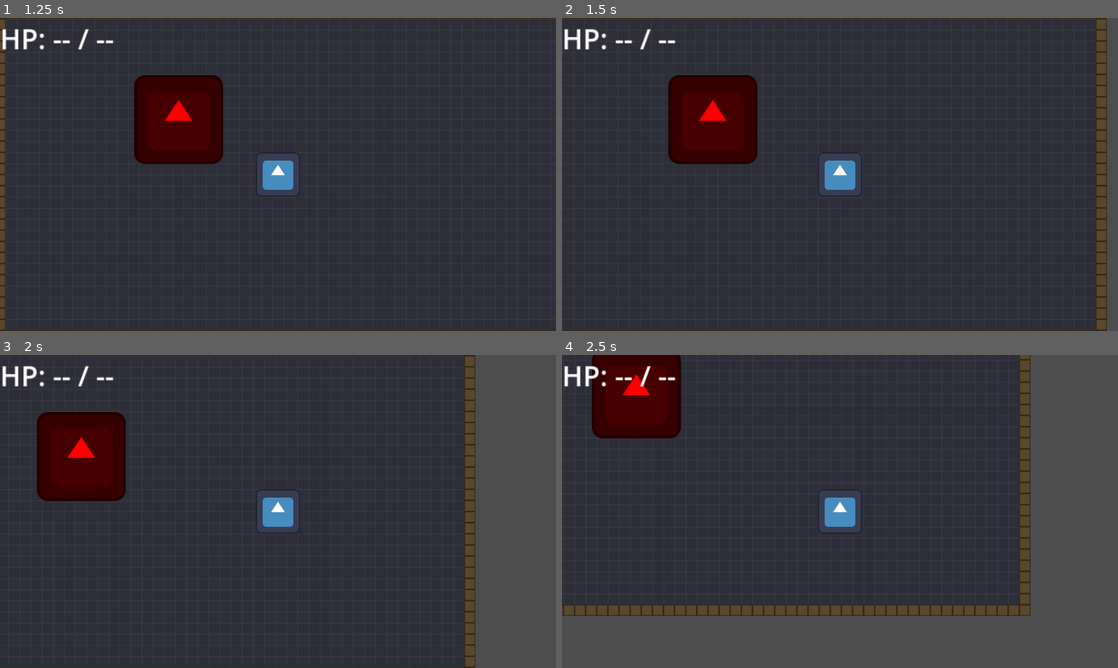
Above: before the commit, frames 1-4 (two rows, left to right).
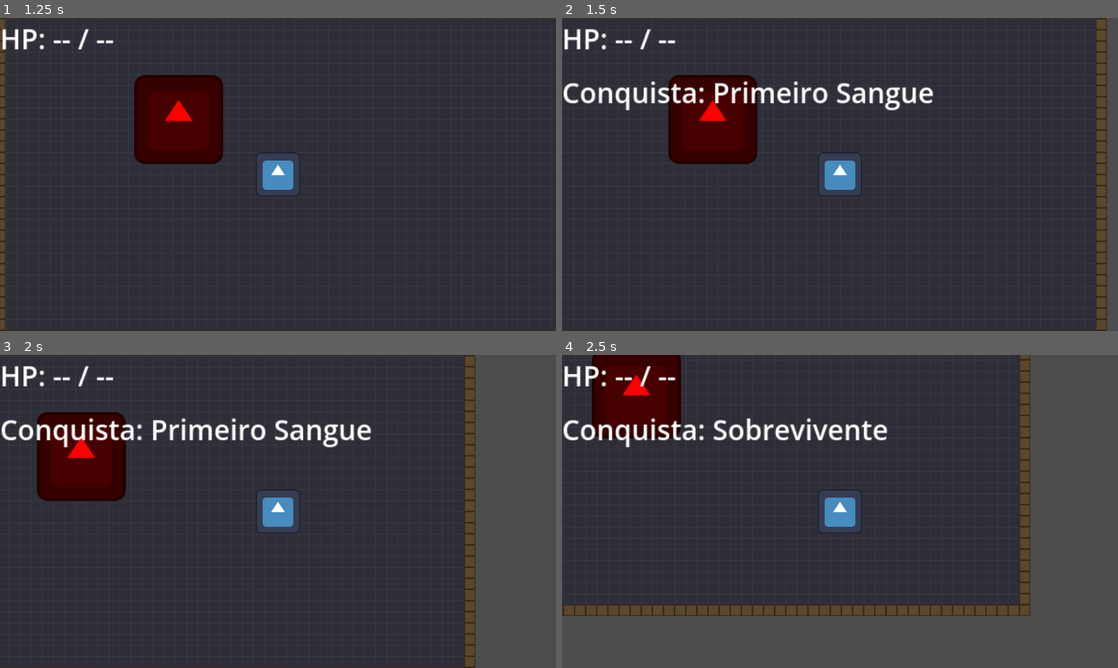
Above: after the commit, the same moments.

Repository: UnBArqDsw2026-1-Turma02/2026.1-T02_G1_MadDev_Entrega_03
Game: Godot game, scene res://scenes/ui/main_menu.tscn
The game is run twice, just before and just after one commit, with the same random seed, the same clock (stepped at 60 frames per second) and the same inputs. The engine's default icon, where the game draws it, is replaced by a stand-in: a white triangle on a blue panel in a dark square.
Inputs:
- Up to frame 1 (1.25 s): click "Iniciar" at 0.5 s
- Up to frame 2 (1.5 s): tap Enter at 1.25 s; hold D (move_right) from 1.28 s (still down); tap K at 1.35 s
- Up to frame 3 (2 s): keep holding D (move_right); tap I at 1.55 s
- Up to frame 4 (2.5 s): release D (move_right) at 2.03 s; hold S (move_down) from 2.03 s (still down); tap I at 2.1 s; tap R at 2.3 s

Frame 1 is identical in both runs. In frame 2, 2.1% of the frame differs, in the area x 0-67%, y 20-30%; in frame 3, 2.1%; in frame 4, 1.8%.

Commit message:
feat: add achievement system

Diff:
--- a/jogo/project.godot
+++ b/jogo/project.godot
@@ -21,6 +21,7 @@
 GameManager="*res://scripts/autoloads/game_manager.gd"
 AudioManager="*res://scenes/autoloads/audio_manager.tscn"
 StudentProfileRegistry="*res://scripts/resources/student_profile_registry.gd"
+AchievementManager="*res://scripts/autoloads/achievement_manager.gd"
 
 [display]
 
--- a/jogo/scenes/ui/hud.tscn
+++ b/jogo/scenes/ui/hud.tscn
@@ -28,3 +28,8 @@
 
 [node name="ConsumableRow" type="HBoxContainer" parent="VBoxContainer"]
 layout_mode = 2
+
+[node name="AchievementLabel" type="Label" parent="VBoxContainer"]
+layout_mode = 2
+visible = false
+text = ""
--- /dev/null
+++ b/jogo/scripts/autoloads/achievement_manager.gd
@@ -0,0 +1,187 @@
+## Observer Pattern - observa eventos do SignalBus e desbloqueia conquistas.
+## As regras ficam em Callables, evitando switch/if por conquista.
+extends Node
+
+var achievements: Array[Achievement] = []
+
+var _stats: Dictionary = {
+	"enemies_defeated": 0,
+	"items_collected": 0,
+	"rooms_cleared": 0,
+	"score": 0,
+	"player_health": 0,
+	"player_max_health": 0,
+	"last_event": &"",
+}
+
+
+func _ready() -> void:
+	_create_achievements()
+	_connect_signal_bus()
+
+
+func _unhandled_input(event: InputEvent) -> void:
+	if not OS.is_debug_build():
+		return
+	if not event is InputEventKey or not event.pressed or event.echo:
+		return
+
+	match event.keycode:
+		KEY_K:
+			SignalBus.enemy_died.emit(self)
+			print("Debug Achievement: inimigo derrotado")
+		KEY_I:
+			SignalBus.item_picked_up.emit({"name": "Debug Item"})
+			print("Debug Achievement: item coletado")
+		KEY_R:
+			SignalBus.room_cleared.emit()
+			print("Debug Achievement: sala concluida")
+		KEY_P:
+			GameManager.add_score(100)
+			print("Debug Achievement: 100 pontos adicionados")
+
+
+func get_all_achievements() -> Array[Achievement]:
+	return achievements.duplicate()
+
+
+func get_unlocked_achievements() -> Array[Achievement]:
+	var result: Array[Achievement] = []
+	for achievement in achievements:
+		if achievement.unlocked:
+			result.append(achievement)
+	return result
+
+
+func reset_achievements() -> void:
+	for achievement in achievements:
+		achievement.unlocked = false
+	_reset_stats()
+
+
+func _connect_signal_bus() -> void:
+	SignalBus.run_started.connect(_on_run_started)
+	SignalBus.enemy_died.connect(_on_enemy_died)
+	SignalBus.item_picked_up.connect(_on_item_picked_up)
+	SignalBus.room_cleared.connect(_on_room_cleared)
+	SignalBus.player_health_changed.connect(_on_player_health_changed)
+	SignalBus.score_changed.connect(_on_score_changed)
+
+
+func _create_achievements() -> void:
+	achievements = [
+		Achievement.new().setup(
+			&"first_blood",
+			"Primeiro Sangue",
+			"Derrote o primeiro inimigo.",
+			Callable(self, "_has_defeated_first_enemy")
+		),
+		Achievement.new().setup(
+			&"enemy_hunter",
+			"Cacador de Bugs",
+			"Derrote 5 inimigos em uma run.",
+			Callable(self, "_has_defeated_five_enemies")
+		),
+		Achievement.new().setup(
+			&"collector",
+			"Colecionador",
+			"Colete 3 itens em uma run.",
+			Callable(self, "_has_collected_three_items")
+		),
+		Achievement.new().setup(
+			&"first_room",
+			"Sala Dominada",
+			"Complete a primeira sala.",
+			Callable(self, "_has_cleared_first_room")
+		),
+		Achievement.new().setup(
+			&"survivor",
+			"Sobrevivente",
+			"Complete uma sala ainda com vida.",
+			Callable(self, "_has_cleared_room_alive")
+		),
+		Achievement.new().setup(
+			&"high_score",
+			"Nota Maxima",
+			"Alcance 100 pontos em uma run.",
+			Callable(self, "_has_reached_high_score")
+		),
+	]
+
+
+func _reset_stats() -> void:
+	_stats = {
+		"enemies_defeated": 0,
+		"items_collected": 0,
+		"rooms_cleared": 0,
+		"score": 0,
+		"player_health": 0,
+		"player_max_health": 0,
+		"last_event": &"",
+	}
+
+
+func _evaluate_achievements() -> void:
+	for achievement in achievements:
+		if achievement.can_unlock(_stats):
+			achievement.unlocked = true
+			SignalBus.achievement_unlocked.emit(achievement)
+
+
+func _on_run_started() -> void:
+	reset_achievements()
+
+
+func _on_enemy_died(_enemy: Node) -> void:
+	_stats["enemies_defeated"] += 1
+	_stats["last_event"] = &"enemy_died"
+	_evaluate_achievements()
+
+
+func _on_item_picked_up(_item_data: Dictionary) -> void:
+	_stats["items_collected"] += 1
+	_stats["last_event"] = &"item_picked_up"
+	_evaluate_achievements()
+
+
+func _on_room_cleared() -> void:
+	_stats["rooms_cleared"] += 1
+	_stats["last_event"] = &"room_cleared"
+	_evaluate_achievements()
+
+
+func _on_player_health_changed(new_health: int, max_health: int) -> void:
+	_stats["player_health"] = new_health
+	_stats["player_max_health"] = max_health
+	_stats["last_event"] = &"player_health_changed"
+	_evaluate_achievements()
+
+
+func _on_score_changed(new_score: int) -> void:
+	_stats["score"] = new_score
+	_stats["last_event"] = &"score_changed"
+	_evaluate_achievements()
+
+
+func _has_defeated_first_enemy(data: Dictionary) -> bool:
+	return data["enemies_defeated"] >= 1
+
+
+func _has_defeated_five_enemies(data: Dictionary) -> bool:
+	return data["enemies_defeated"] >= 5
+
+
+func _has_collected_three_items(data: Dictionary) -> bool:
+	return data["items_collected"] >= 3
+
+
+func _has_cleared_first_room(data: Dictionary) -> bool:
+	return data["rooms_cleared"] >= 1
+
+
+func _has_cleared_room_alive(data: Dictionary) -> bool:
+	return data["last_event"] == &"room_cleared" and data["rooms_cleared"] >= 1 and data["player_health"] > 0
+
+
+func _has_reached_high_score(data: Dictionary) -> bool:
+	return data["score"] >= 100
--- a/jogo/scripts/autoloads/signal_bus.gd
+++ b/jogo/scripts/autoloads/signal_bus.gd
@@ -36,3 +36,4 @@
 signal run_ended(victory: bool)
 signal game_paused(is_paused: bool)
 signal score_changed(new_score: int)
+signal achievement_unlocked(achievement: Achievement)
--- a/jogo/scripts/player/player.gd
+++ b/jogo/scripts/player/player.gd
@@ -53,6 +53,8 @@
 # ---------------------------------------------------------------------------
 func _ready() -> void:
 	current_health = max_health
+	health_changed.emit(current_health, max_health)
+	SignalBus.player_health_changed.emit(current_health, max_health)
 
 
 func _physics_process(_delta: float) -> void:
--- /dev/null
+++ b/jogo/scripts/resources/achievement.gd
@@ -0,0 +1,31 @@
+## Observer Pattern - dados de uma conquista observada pelo AchievementManager.
+## Cada conquista guarda sua propria condicao como Callable.
+extends Resource
+class_name Achievement
+
+@export var id: StringName = &""
+@export var name: String = ""
+@export var description: String = ""
+@export var unlocked: bool = false
+
+var condition: Callable
+
+
+func setup(
+	new_id: StringName,
+	new_name: String,
+	new_description: String,
+	new_condition: Callable
+) -> Achievement:
+	id = new_id
+	name = new_name
+	description = new_description
+	condition = new_condition
+	unlocked = false
+	return self
+
+
+func can_unlock(data: Dictionary) -> bool:
+	if unlocked or not condition.is_valid():
+		return false
+	return condition.call(data)
--- a/jogo/scripts/ui/hud.gd
+++ b/jogo/scripts/ui/hud.gd
@@ -10,6 +10,12 @@
 @onready var health_bar: HBoxContainer = $VBoxContainer/HealthRow
 @onready var consumable_bar: HBoxContainer = $VBoxContainer/ConsumableRow
 @onready var health_label: Label = $VBoxContainer/HealthRow/HealthLabel
+@onready var achievement_label: Label = $VBoxContainer/AchievementLabel
+
+
+func _ready() -> void:
+	achievement_label.visible = false
+	SignalBus.achievement_unlocked.connect(on_achievement_unlocked)
 
 
 # ---------------------------------------------------------------------------
@@ -29,3 +35,12 @@
 		var label := Label.new()
 		label.text = str(item)
 		consumable_bar.add_child(label)
+
+
+func on_achievement_unlocked(achievement: Achievement) -> void:
+	if achievement_label == null:
+		return
+	achievement_label.text = "Conquista: %s" % achievement.name
+	achievement_label.visible = true
+	await get_tree().create_timer(3.0).timeout
+	achievement_label.visible = false
Not shown, added: jogo/scripts/autoloads/achievement_manager.gd.uid
Not shown, added: jogo/scripts/resources/achievement.gd.uid
